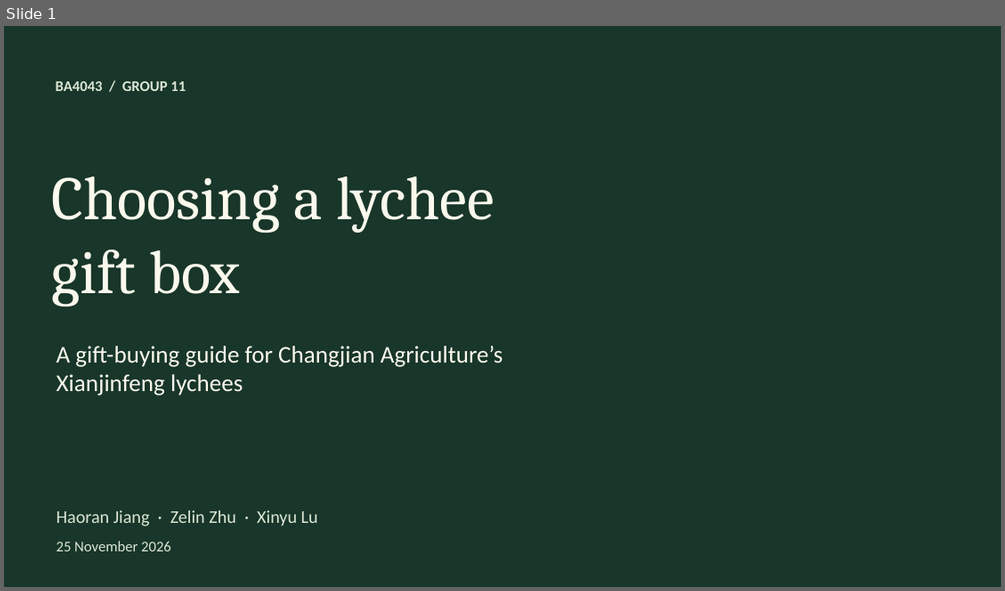
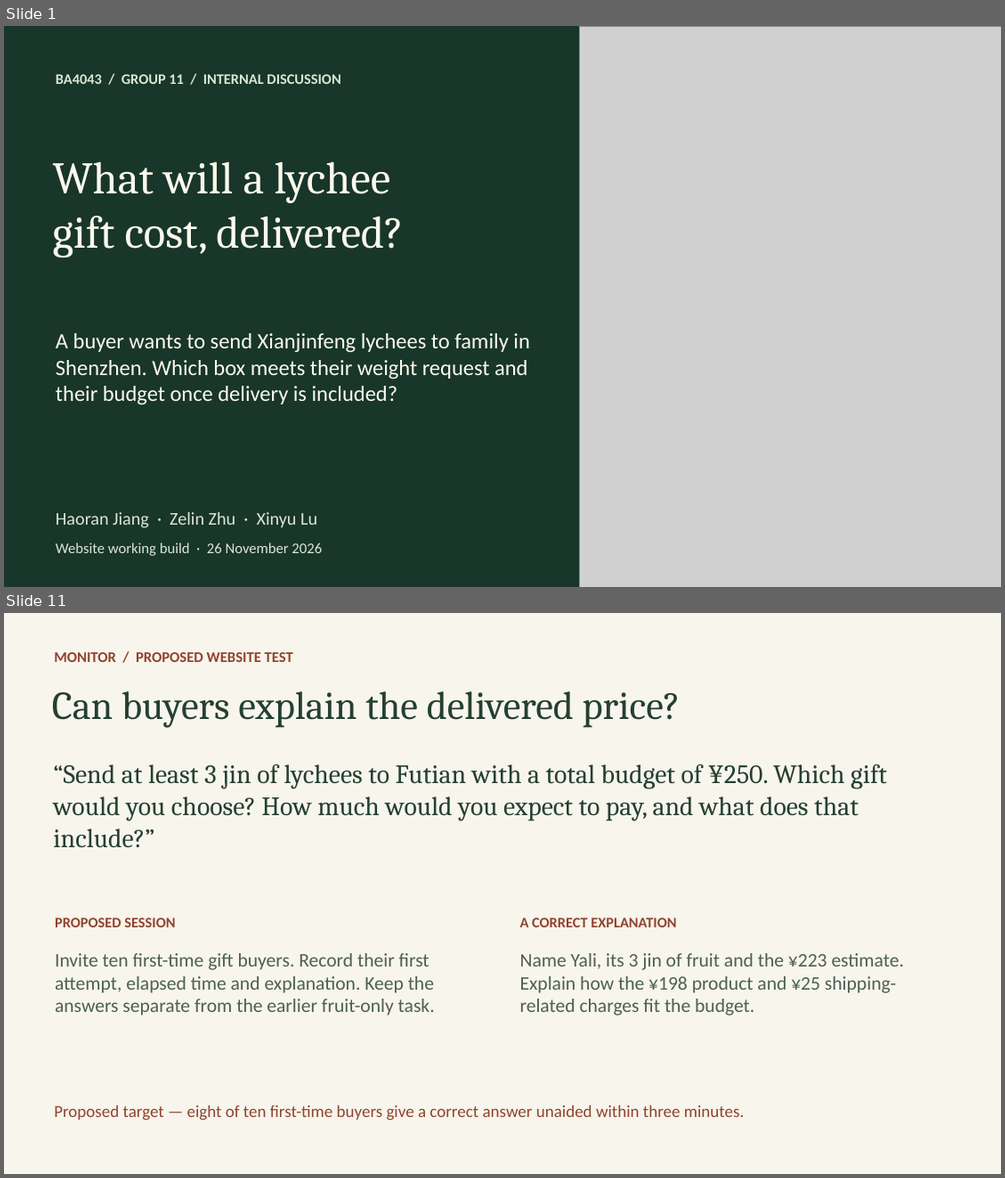
Before and after one commit to jiang4wqy/ba4043-changjian-lychee, a slide deck: 课堂展示.pptx. Shown one above the other, each under a label of ours: slide 1 before the commit, slides 1 and 11 after it; the slides between them are not shown. The pictures are 1005x591 and 1005x1178 pixels, drawn with LibreOffice and Linux fonts; fonts in the diff are those of the drawing; grey boxes stand for pictures; background and template pictures are left out. Boxes give left, top, right and bottom in pixels: in the first picture for what was removed or moved away, otherwise in the second. Text is boxed around its words. In the diff, an @@ line names an element or a change of style, - is before the commit and + after.

Commit message:
Sync delivered-price gift recommendations across the website and discussion slides

```diff
--- a/课堂展示.pptx
+++ b/课堂展示.pptx
@@ slide 11 added at bbox=[4, 613, 1001, 1174], background #F7F5EC @@
@@ text added at bbox=[54, 652, 293, 662], 14.2 pt, text #91432F, bold @@
+MONITOR / PROPOSED WEBSITE TEST
@@ text added at bbox=[52, 691, 680, 728], 38 pt, text #253F32 @@
+Can buyers explain the delivered price?
@@ text added at bbox=[53, 764, 887, 847], 25.5 pt, text #253F32 @@
+“Send at least 3 jin of lychees to Futian with a total budget of ¥250. Which gift would you choose? How much would you expect to pay, and what does that include?”
@@ text added at bbox=[55, 917, 175, 927], 14 pt, text #91432F, bold @@
+PROPOSED SESSION
@@ text added at bbox=[520, 917, 676, 927], 14 pt, text #91432F, bold @@
+A CORRECT EXPLANATION
@@ text added at bbox=[55, 953, 435, 1015], 18.5 pt, text #4D6053 @@
+Invite ten first-time gift buyers. Record their first attempt, elapsed time and explanation. Keep the answers separate from the earlier fruit-only task.
@@ text added at bbox=[520, 953, 904, 1015], 18.5 pt, text #4D6053 @@
+Name Yali, its 3 jin of fruit and the ¥223 estimate. Explain how the ¥198 product and ¥25 shipping-related charges fit the budget.
@@ text added at bbox=[54, 1105, 744, 1120], 16.3 pt, text #91432F @@
+Proposed target — eight of ten first-time buyers give a correct answer unaided within three minutes.
@@ slide 1 changed as well @@
@@ picture added at bbox=[580, 26, 1001, 587] @@
@@ text at bbox=[56, 74, 340, 84]: text changed; size 14.2 to 14 pt @@
-BA4043 / GROUP 11
+BA4043 / GROUP 11 / INTERNAL DISCUSSION
@@ text at bbox=[53, 161, 403, 257]: text changed; size 59.2 to 43.5 pt @@
-Choosing a lychee
-gift box
+What will a lychee
+gift cost, delivered?
@@ vertical alignment middle to top in 5 elements at bbox=[56, 512, 317, 528], bbox=[56, 74, 340, 84], bbox=[53, 161, 403, 257], bbox=[56, 542, 322, 556], bbox=[56, 333, 530, 405] @@
@@ text at bbox=[56, 333, 530, 405]: text changed; size 23.2 to 21 pt @@
-A gift-buying guide for Changjian Agriculture’s Xianjinfeng lychees
+A buyer wants to send Xianjinfeng lychees to family in Shenzhen. Which box meets their weight request and their budget once delivery is included?
@@ text at bbox=[56, 542, 322, 556]: text changed @@
-25 November 2026
+Website working build · 26 November 2026
```
Also in this commit, not shown: 4 other slides changed, 6 other slides added, 5 slides removed, 15 other files.
